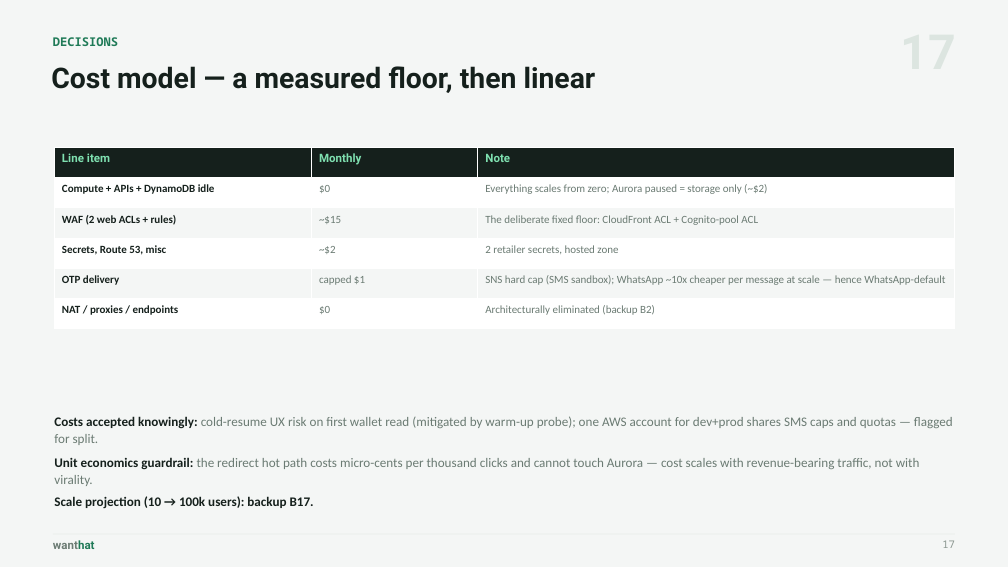
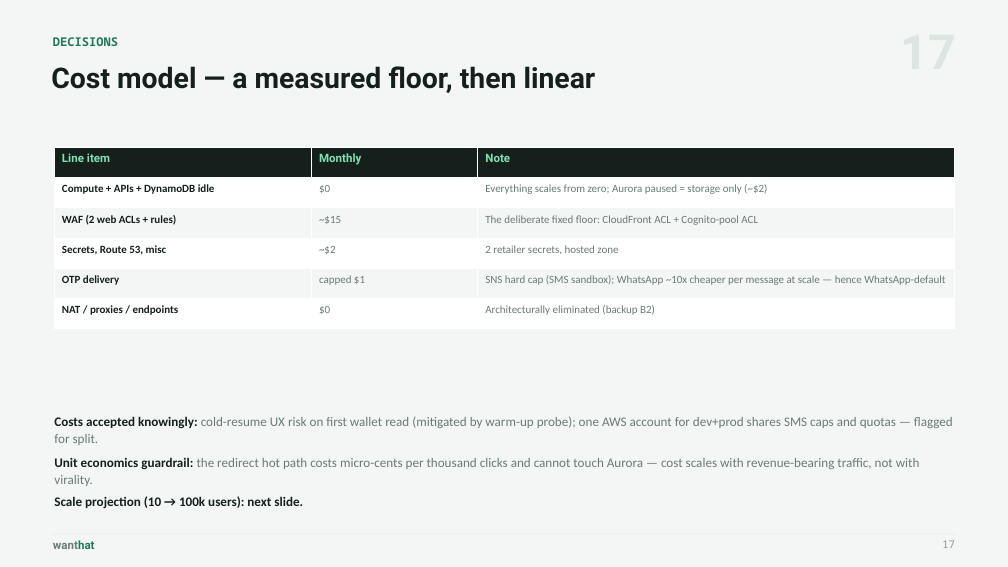
Before and after one commit to wanthat-app/monorepo, a slide deck: slide 17 of slides/wanthat-presentation.pptx. Drawn at 1008x567 pixels with LibreOffice and Linux fonts; fonts in the diff are those of the drawing. Boxes give left, top, right and bottom in pixels: in the first picture for what was removed or moved away, otherwise in the second. Text is boxed around its words. In the diff, an @@ line names an element or a change of style, - is before the commit and + after.

```diff
--- a/slides/wanthat-presentation.pptx
+++ b/slides/wanthat-presentation.pptx
@@ text at box(54, 496, 303, 508): text changed @@
-Scale projection (10 → 100k users): backup B17.
+Scale projection (10 → 100k users): next slide.
```
Also in this commit, not shown: 4 other slides changed, 1 other file.
